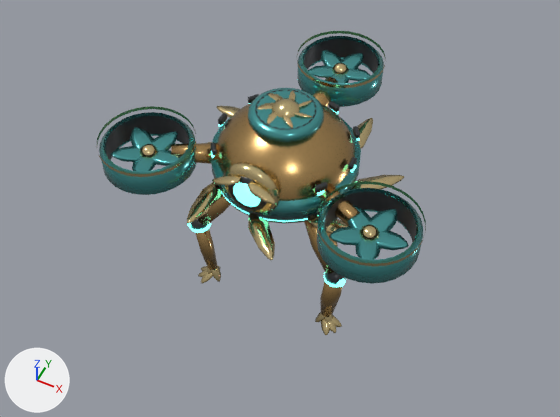
The FBX model assets/export/enemies/sky_citadel/TurbineDrone.fbx as it was, and as the next commit left it.
One viewpoint serves both versions: a 50 mm camera at (11.0, -2.05, 3.39) aimed at (10.0, -0.04, 0.88). Every picture has the same lights, and +X, +Y and +Z are marked at lower left. The older version comes first.

Names of what the first picture shows: 'TurbineDrone_Body', 'TurbineDrone_Glow'.
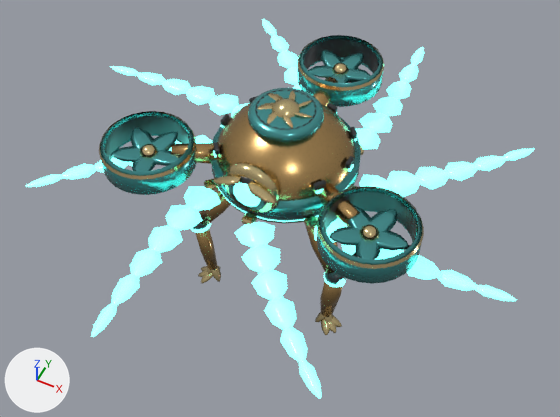
The change, as a list of edits to the scene's bpy script:
```text
Change me_turbinedrone_body:
    remove me_turbinedrone_body.from_pydata(...)  # 4586 vertices, 4024 faces; spans x -0.671..0.671, y -0.47..0.745, z 0.38..1.45
    add me_turbinedrone_body.from_pydata(...)  # 4725 vertices, 4158 faces; spans x -0.668..0.668, y -0.467..0.742, z 0.38..1.45
    me_turbinedrone_body part 6: the loose piece of 24 vertices spanning x 0.28..0.3, y -0.025..0.025, z 1.235..1.265 is moved by (-0.012, 0.0, 0.0)
    me_turbinedrone_body part 7: the loose piece of 24 vertices spanning x 0.215..0.254, y 0.147..0.194, z 1.235..1.265 is moved by (-0.01, -0.007, 0.0)
    me_turbinedrone_body part 8: the loose piece of 24 vertices spanning x 0.064..0.115, y 0.26..0.291, z 1.235..1.265 is moved by (-0.004, -0.011, 0.0)
    me_turbinedrone_body part 9: the loose piece of 24 vertices spanning x -0.254..-0.215, y 0.147..0.194, z 1.235..1.265 is moved by (0.01, -0.007, 0.0)
    me_turbinedrone_body part 10: the loose piece of 24 vertices spanning x -0.3..-0.28, y -0.025..0.025, z 1.235..1.265 is moved by (0.012, 0.0, 0.0)
    me_turbinedrone_body part 11: the loose piece of 24 vertices spanning x -0.254..-0.215, y -0.194..-0.147, z 1.235..1.265 is moved by (0.01, 0.007, 0.0)
    me_turbinedrone_body part 12: the loose piece of 24 vertices spanning x 0.215..0.254, y -0.194..-0.147, z 1.235..1.265 is moved by (-0.01, 0.007, 0.0)
    me_turbinedrone_body part 13: the loose piece of 56 vertices spanning x 0.281..0.671, y -0.47..-0.08, z 1.275..1.29 is rebuilt with 56 vertices and now spans x 0.284..0.668, y -0.467..-0.083, z 1.258..1.272
    me_turbinedrone_body part 14: the loose piece of 56 vertices spanning x -0.195..0.195, y 0.355..0.745, z 1.275..1.29 is rebuilt with 56 vertices and now spans x -0.192..0.192, y 0.358..0.742, z 1.258..1.272
    me_turbinedrone_body part 15: the loose piece of 56 vertices spanning x -0.671..-0.281, y -0.47..-0.08, z 1.275..1.29 is rebuilt with 56 vertices and now spans x -0.668..-0.284, y -0.467..-0.083, z 1.258..1.272
    me_turbinedrone_body part 16: 200 vertices removed from x -0.462..0.462, y -0.462..0.462, z 1.088..1.108; 291 vertices added at x -0.605..0.639, y -0.441..0.671, z 1.083..1.175
    other edits to the shape of me_turbinedrone_body do not show in these pictures
Change me_turbinedrone_glow:
    remove me_turbinedrone_glow.from_pydata(...)  # 726 vertices, 680 faces; spans x -0.433..0.433, y -0.433..0.437, z 0.748..1.31
    add me_turbinedrone_glow.from_pydata(...)  # 1606 vertices, 1488 faces; spans x -1.037..1.037, y -1.037..1.037, z 0.748..1.31
    me_turbinedrone_glow part 1: the loose piece of 24 vertices spanning x 0.225..0.254, y -0.192..-0.156, z 1.219..1.231 is moved by (-0.008, 0.006, 0.0)
    me_turbinedrone_glow part 2: the loose piece of 10 vertices spanning x 0.03..0.151, y -0.433..-0.309, z 1.094..1.101 is rebuilt with 20 vertices and now spans x -0.02..0.128, y -0.44..-0.307, z 1.09..1.106
    me_turbinedrone_glow part 3: the loose piece of 10 vertices spanning x 0.309..0.433, y 0.03..0.151, z 1.094..1.101 is rebuilt with 20 vertices and now spans x 0.307..0.44, y -0.02..0.128, z 1.09..1.106
    me_turbinedrone_glow part 4: the loose piece of 10 vertices spanning x -0.433..-0.309, y -0.151..-0.03, z 1.095..1.102 is rebuilt with 20 vertices and now spans x -0.44..-0.307, y -0.128..0.02, z 1.09..1.106
    me_turbinedrone_glow part 5: 880 vertices added at x -1.037..1.037, y -1.037..1.037, z 1.09..1.106
    other edits to the shape of me_turbinedrone_glow do not show in these pictures
```

Pixel boxes [x1, y1, x2, y2] of what changed, in the pictures (560 x 417 px; the box of a moved part takes in the faces that stretch with it):
'TurbineDrone_Body', reshaped: before [97, 31, 426, 335]; after [99, 35, 424, 335]
'TurbineDrone_Glow', reshaped: before [187, 103, 360, 287]; after [25, 19, 535, 399]
part 1 of me_turbinedrone_glow, moved or reshaped: before [317, 190, 325, 196]; after [316, 189, 324, 194]
part 2 of me_turbinedrone_glow, rebuilt (not visible before): after [234, 222, 275, 248]
part 3 of me_turbinedrone_glow, rebuilt (not visible before): after [359, 175, 391, 191]
part 4 of me_turbinedrone_glow, rebuilt (not visible before): after [195, 135, 212, 143]
part 5 of me_turbinedrone_glow, added: after [25, 19, 535, 399]
part 6 of me_turbinedrone_body, moved or reshaped: before [348, 157, 357, 170]; after [345, 156, 354, 169]
part 7 of me_turbinedrone_body, moved or reshaped: before [353, 126, 360, 139]; after [350, 127, 357, 139]
part 8 of me_turbinedrone_body, moved or reshaped: before [329, 101, 339, 112]; after [327, 103, 338, 113]
part 9 of me_turbinedrone_body, moved or reshaped: before [248, 94, 259, 103]; after [249, 96, 257, 104]
part 10 of me_turbinedrone_body, moved or reshaped: before [218, 113, 227, 125]; after [220, 114, 230, 126]
part 11 of me_turbinedrone_body, moved or reshaped: before [211, 143, 217, 155]; after [213, 142, 220, 155]
part 12 of me_turbinedrone_body, moved or reshaped: before [315, 182, 328, 193]; after [313, 180, 326, 190]
part 13 of me_turbinedrone_body, rebuilt: before [316, 181, 426, 266]; after [317, 186, 424, 269]
part 14 of me_turbinedrone_body, rebuilt: before [297, 31, 386, 88]; after [297, 35, 384, 91]
part 15 of me_turbinedrone_body, rebuilt: before [97, 106, 196, 177]; after [99, 111, 196, 180]
part 16 of me_turbinedrone_body, moved or reshaped (mostly hidden afterwards): before [187, 106, 404, 260]; after [156, 80, 411, 257]
